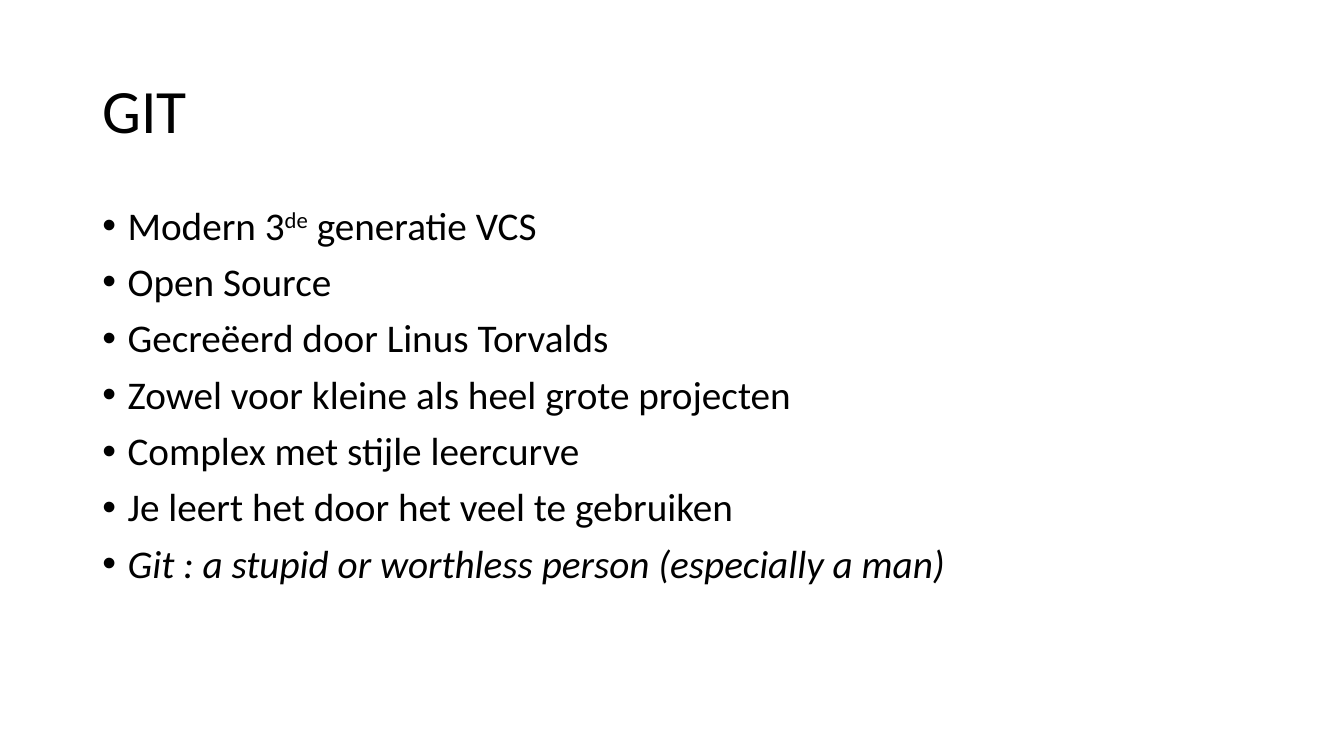
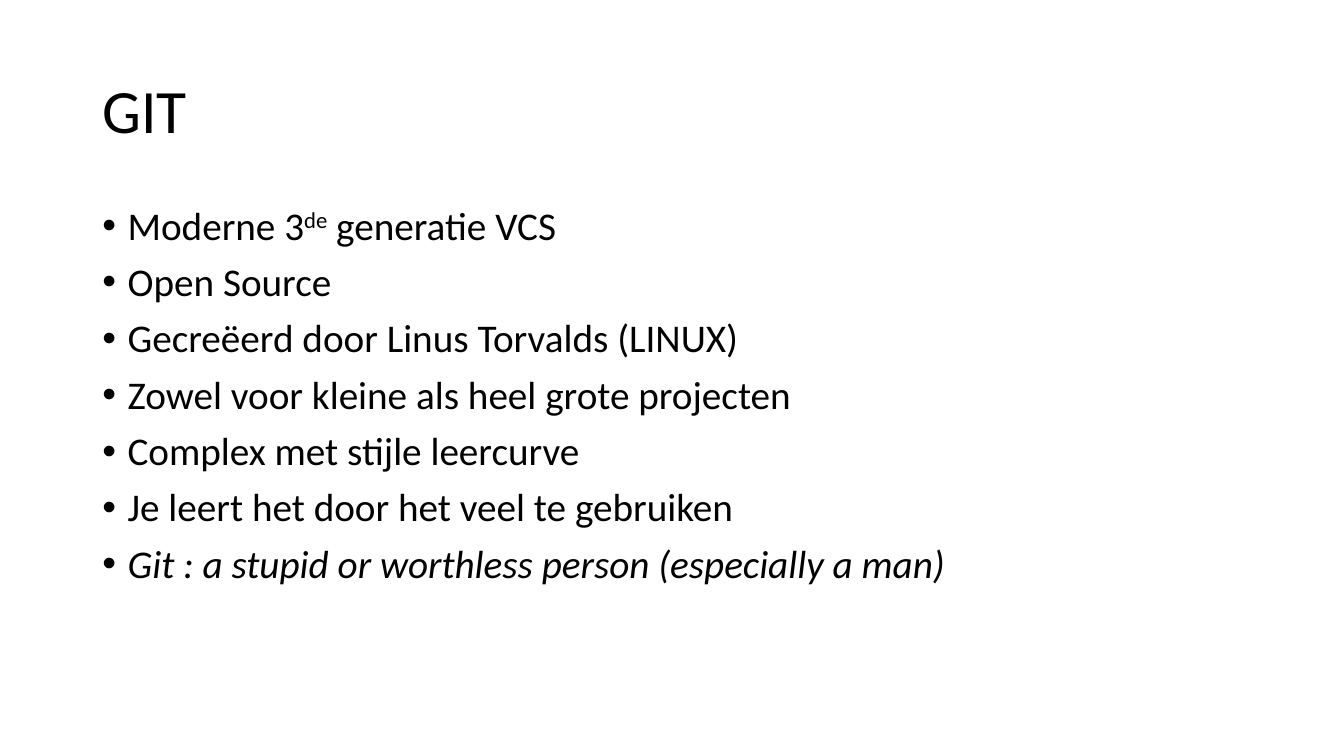
Before and after one commit to tomovermeers/MyFirstGitProject, a slide deck: slide 7 of GIT.pptx. Drawn at 1344x756 pixels with LibreOffice and Linux fonts; fonts in the diff are those of the drawing. Boxes give left, top, right and bottom in pixels: in the first picture for what was removed or moved away, otherwise in the second. Text is boxed around its words. In the diff, an @@ line names an element or a change of style, - is before the commit and + after.

Commit message:
some small changes

```diff
--- a/GIT.pptx
+++ b/GIT.pptx
@@ text at (x1=128, y1=212, x2=556, y2=247): text changed @@
-• Modern 3de generatie VCS
+• Moderne 3de generatie VCS
@@ text at (x1=128, y1=323, x2=738, y2=358): text changed @@
-• Gecreëerd door Linus Torvalds
+• Gecreëerd door Linus Torvalds (LINUX)
```
Also in this commit, not shown: 1 other slide changed, 3 slides added, 1 slide removed.
